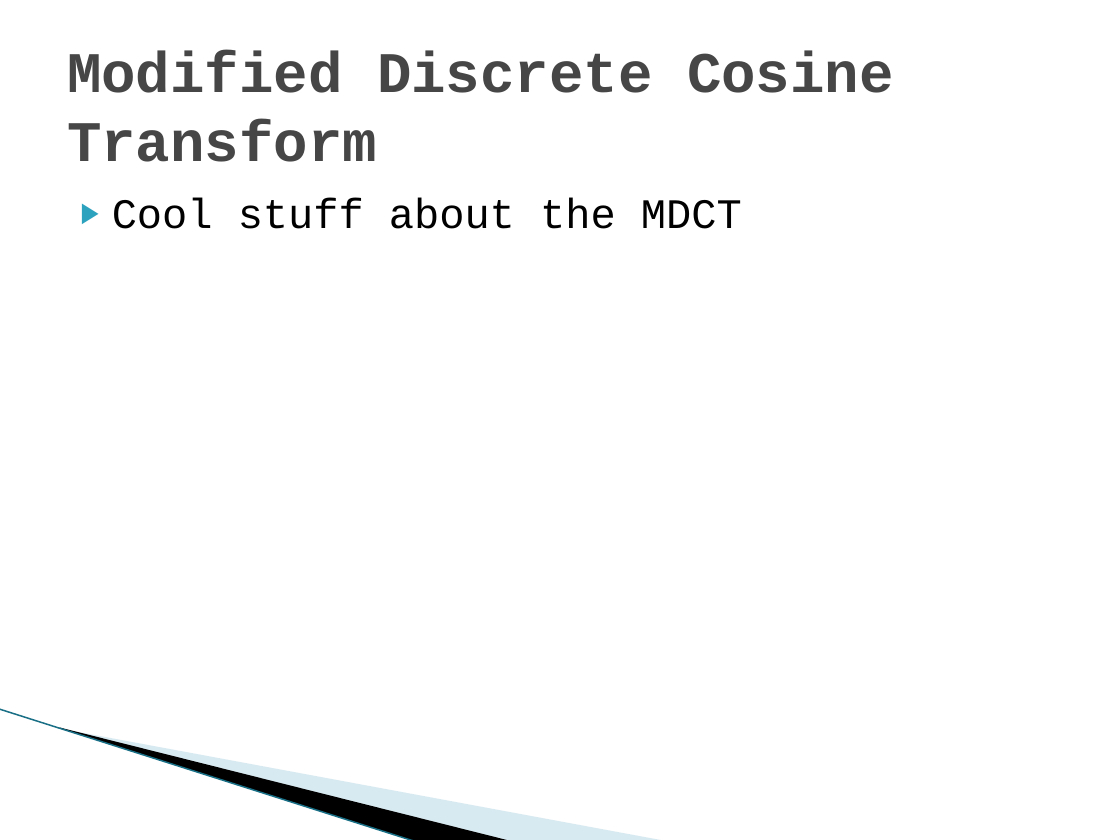
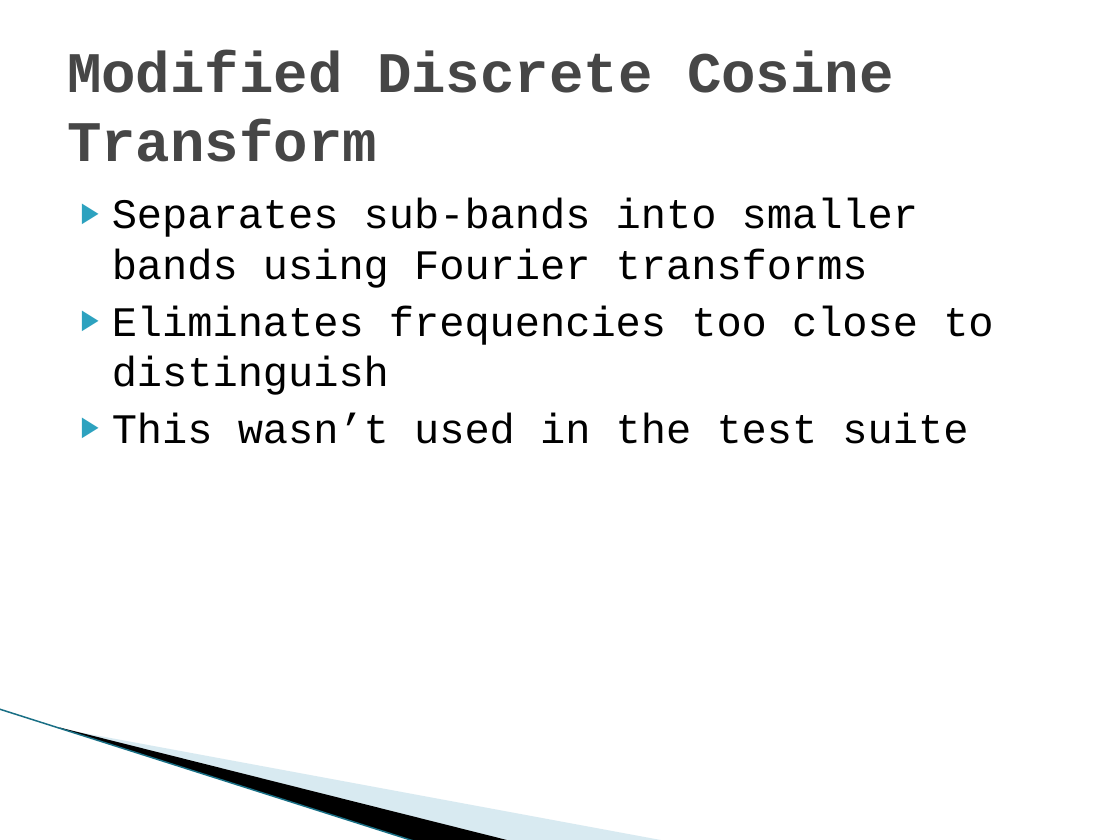
Before and after one commit to ericaddison/Algs_Term_Project, a slide deck: slide 7 of report/JET Audio Encoder.pptx (slide 5 before the commit). Drawn at 1120x840 pixels with LibreOffice and Linux fonts; fonts in the diff are those of the drawing; background and template pictures are left out. Boxes give left, top, right and bottom in pixels: in the first picture for what was removed or moved away, otherwise in the second. Text is boxed around its words. In the diff, an @@ line names an element or a change of style, - is before the commit and + after.

Commit message:
Updated the presentation to include graphics and text.

```diff
--- a/report/JET Audio Encoder.pptx
+++ b/report/JET Audio Encoder.pptx
@@ text at [112,198,993,444]: text changed @@
-▶ Cool stuff about the MDCT
+▶ Separates sub-bands into smaller bands using Fourier transforms
+▶ Eliminates frequencies too close to distinguish
+▶ This wasn’t used in the test suite
```
Also in this commit, not shown: 7 other slides changed, 2 slides added.
